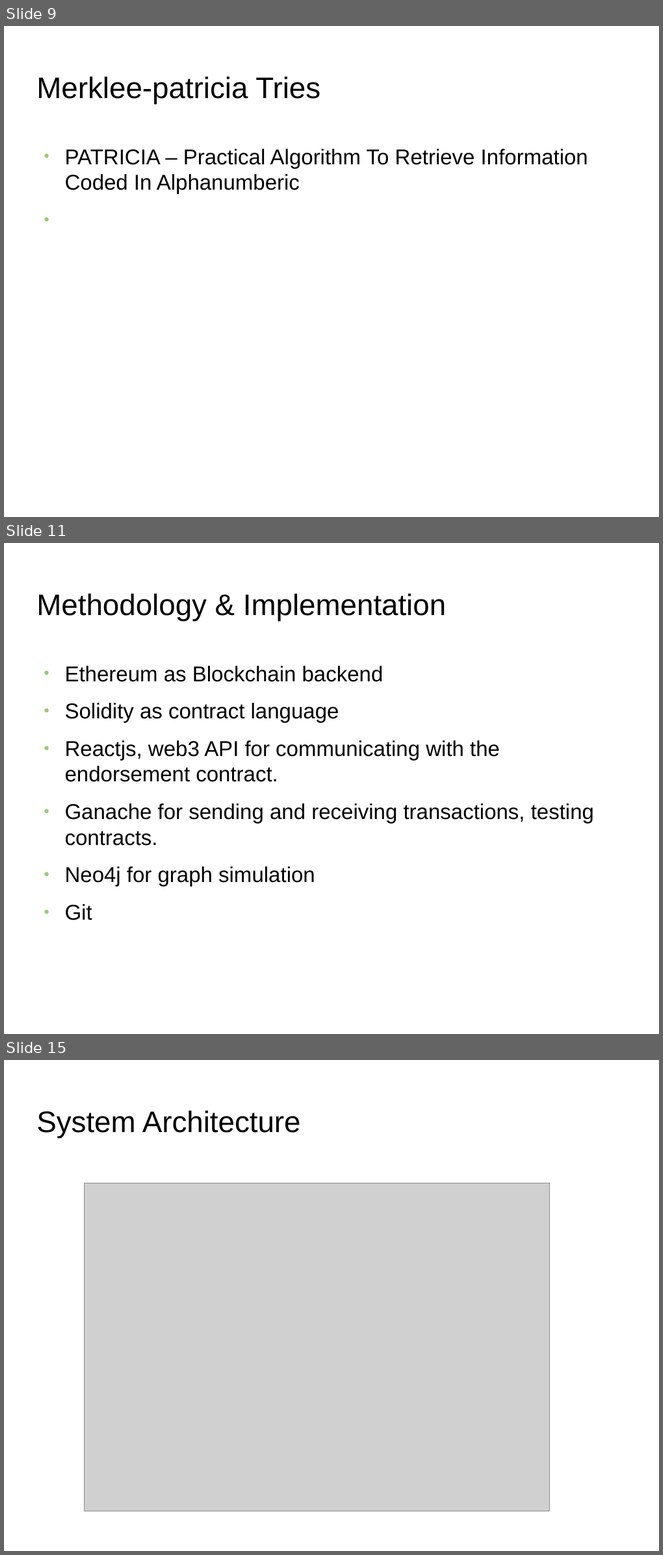
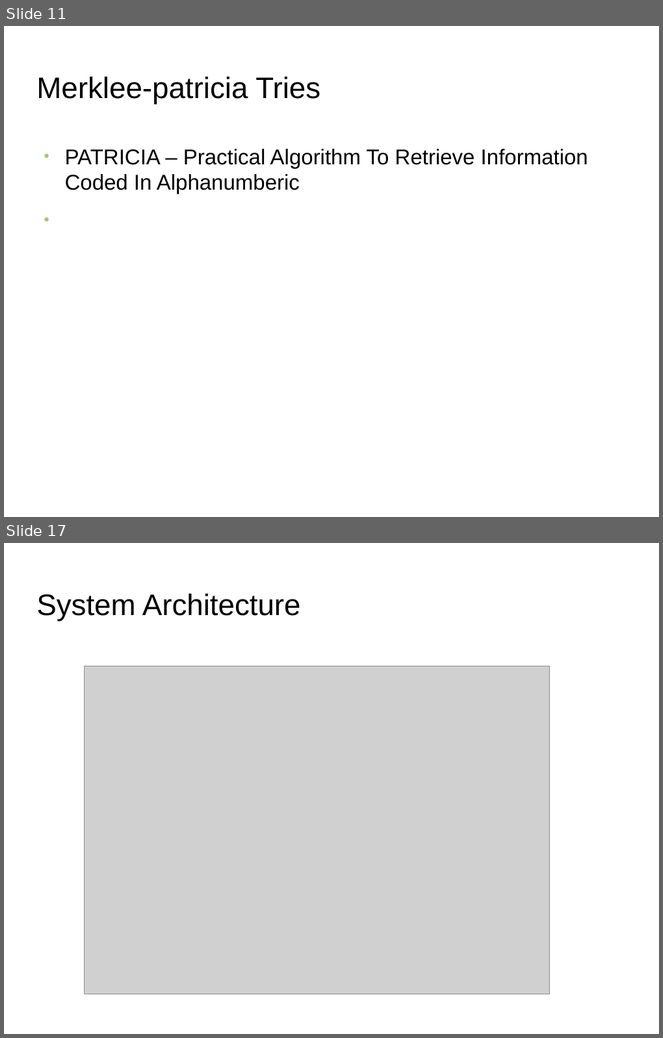
Before and after one commit to s2-t2/blockchain_reputation_system, a slide deck: documents/Presentation/Presentation.odp. Shown one above the other, each under a label of ours: slides 9, 11 and 15 before the commit, slides 11 and 17 after it; the slides between them are not shown. The pictures are 663x1555 and 663x1038 pixels, drawn with LibreOffice and Linux fonts; fonts in the diff are those of the drawing; grey boxes stand for pictures; background and template pictures are left out. Boxes give left, top, right and bottom in pixels: in the first picture for what was removed or moved away, otherwise in the second. Text is boxed around its words. In the diff, an @@ line names an element or a change of style, - is before the commit and + after.

```diff
--- a/documents/Presentation/Presentation.odp
+++ b/documents/Presentation/Presentation.odp
@@ slide 11 removed at (4, 543, 659, 1034), background picture (left out) @@
@@ title removed at (36, 594, 446, 622) @@
-Methodology & Implementation
@@ text removed at (65, 666, 594, 921) @@
-● Ethereum as Blockchain backend
-● Solidity as contract language
-● Reactjs, web3 API for communicating with the endorsement contract.
-● Ganache for sending and receiving transactions, testing contracts.
-● Neo4j for graph simulation
-● Git
@@ what was slide 9 is now slide 11 @@
@@ what was slide 15 is now slide 17 @@
```
Also in this commit, not shown: 7 slides changed, 8 slides added, 5 other slides removed, 8 other files.
